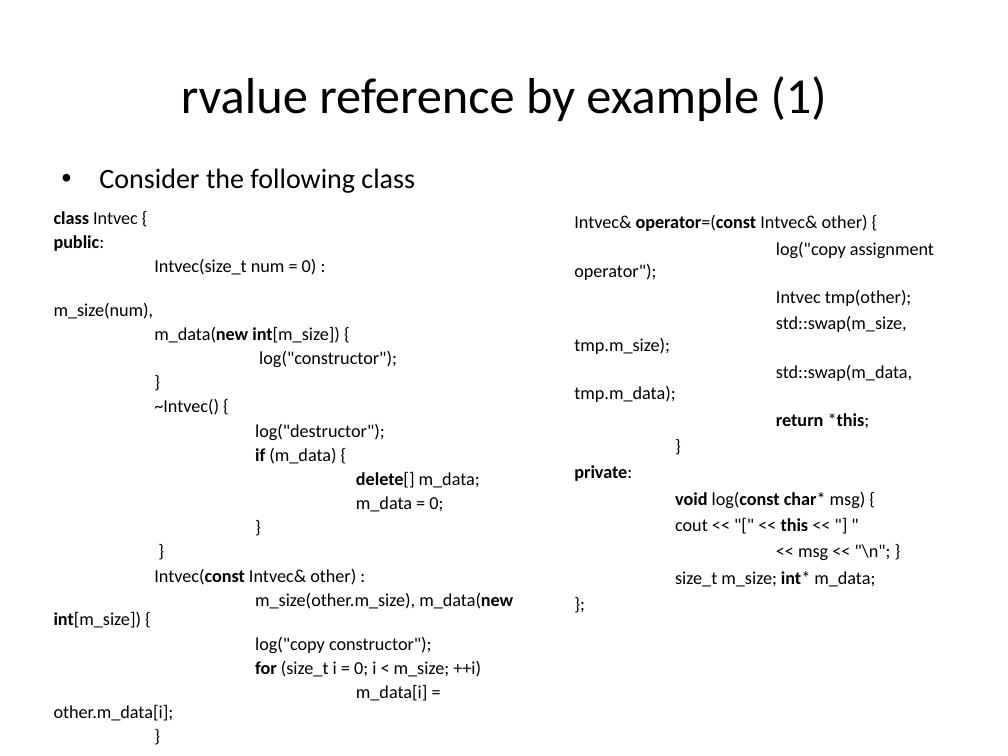
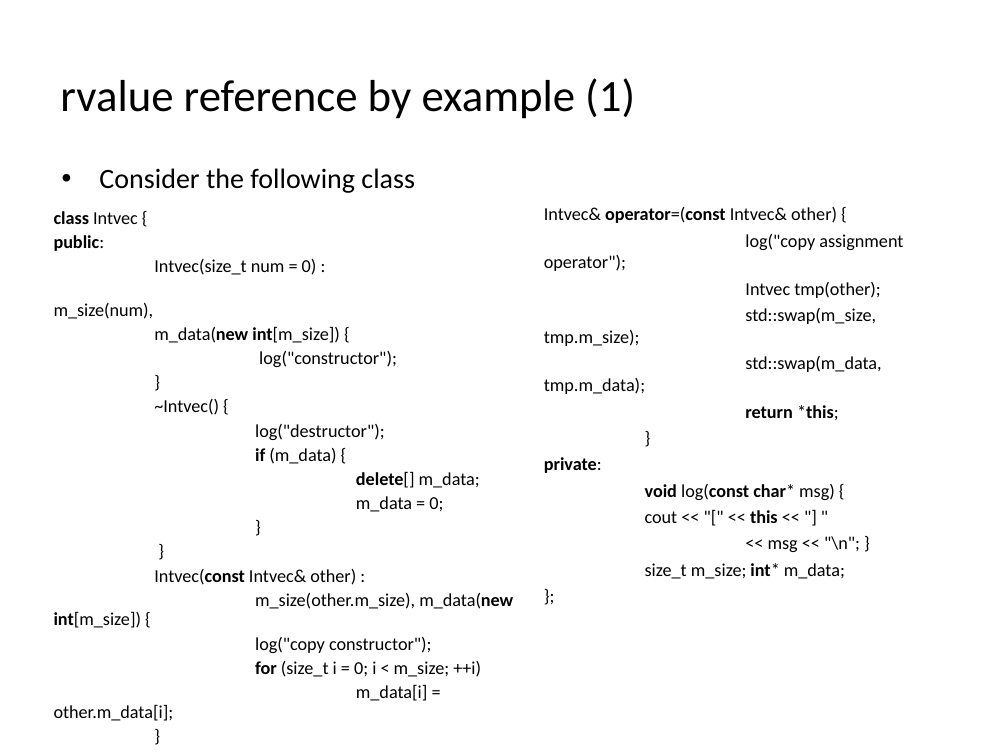
Before and after one commit to codengrow/scj, a slide deck: slide 6 of season1/episode2/rvalue-reference.odp. Drawn at 1008x756 pixels with LibreOffice and Linux fonts; fonts in the diff are those of the drawing; background and template pictures are left out. Boxes give left, top, right and bottom in pixels: in the first picture for what was removed or moved away, otherwise in the second. Text is boxed around its words. In the diff, an @@ line names an element or a change of style, - is before the commit and + after.

```diff
--- a/season1/episode2/rvalue-reference.odp
+++ b/season1/episode2/rvalue-reference.odp
@@ title "rvalue reference by example (1)" at box(60, 78, 635, 119): size 36 to 32 pt; alignment centre to left @@
@@ text "Intvec& operator=(const Intvec& other) {": place and size @@
-text "Intvec& operator=(const Intvec& other) {" at box(574, 215, 934, 587)
+text "Intvec& operator=(const Intvec& other) {" at box(544, 207, 903, 579)
```
Also in this commit, not shown: 16 other slides changed, 3 other files.
